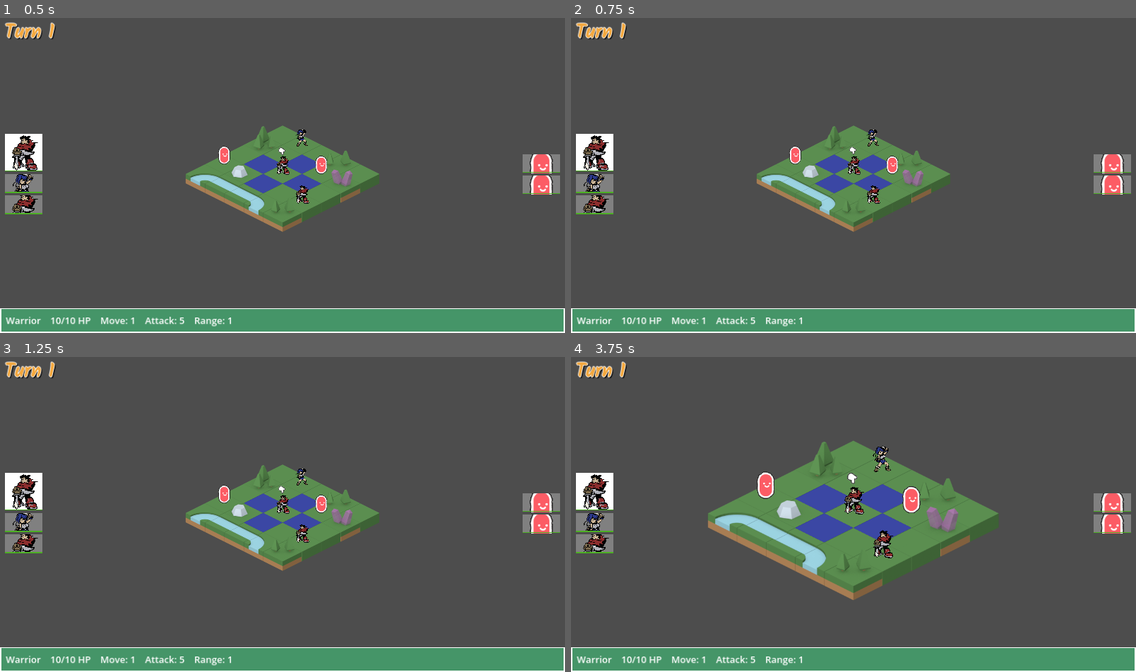
Above: before the commit, frames 1-4 (two rows, left to right).
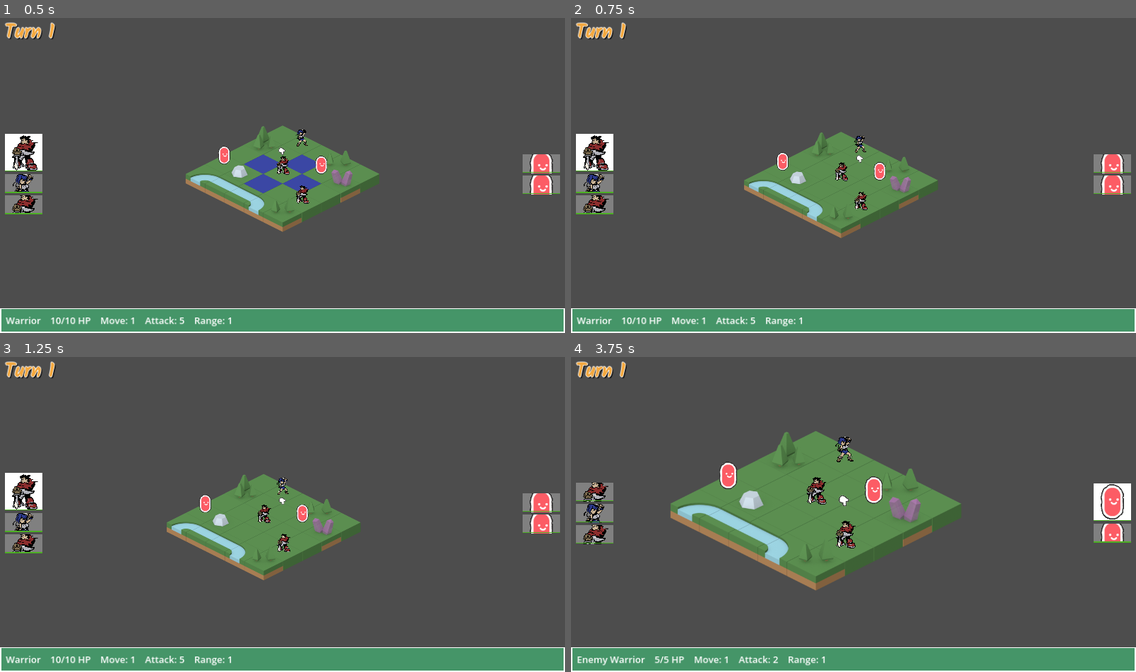
Above: after the commit, the same moments.

Repository: CreatedBySeb/godot-test
Game: Godot game, scene res://scenes/game.tscn
The game is run twice, just before and just after one commit, with the same random seed, the same clock (stepped at 60 frames per second) and the same inputs.
Inputs (mouse positions are in pixels of both pictures, inside the frame that each line leads up to):
- Up to frame 1 (0.5 s): no input
- Up to frame 2 (0.75 s): tap Enter at 0.5 s; move the mouse to (977, 159) at 0.52 s; hold Right (cursor_right, bound only after the commit) from 0.53 s (still down); click (977, 159) at 0.6 s
- Up to frame 3 (1.25 s): keep holding Right (cursor_right, bound only after the commit)
- Up to frame 4 (3.75 s): move the mouse to (740, 530) at 1.27 s; release Right (cursor_right, bound only after the commit) at 1.28 s; hold Down (cursor_down, bound only after the commit) 1.28-2.03 s; click (740, 530) at 1.35 s; move the mouse to (910, 442) at 2.02 s; hold Right (cursor_right, bound only after the commit) 2.03-2.78 s; tap E (select_next_unit) at 2.1 s; click (910, 442) at 2.3 s; move the mouse to (825, 577) at 2.77 s; hold Up (cursor_up, bound only after the commit) 2.78-3.53 s; tap Q (select_prev_unit) at 2.85 s; click (825, 577) at 3.05 s; move the mouse to (1023, 561) at 3.52 s; hold Left (cursor_left, bound only after the commit) from 3.53 s (still down); tap Mouse wheel up (zoom_in) at 3.6 s

Frame 1 is identical in both runs. In frame 2, 4.5% of the frame differs, in the area x 30-68%, y 34-70%; in frame 3, 4.9%; in frame 4, 15%, in the area x 0-100%, y 23-98%.

Commit message:
Allow cursor to be moved freely

Diff:
--- a/project.godot
+++ b/project.godot
@@ -62,6 +62,30 @@
 , Object(InputEventKey,"resource_local_to_scene":false,"resource_name":"","device":-1,"window_id":0,"alt_pressed":false,"shift_pressed":false,"ctrl_pressed":false,"meta_pressed":false,"pressed":false,"keycode":0,"physical_keycode":45,"key_label":0,"unicode":45,"echo":false,"script":null)
 ]
 }
+cursor_up={
+"deadzone": 0.5,
+"events": [Object(InputEventKey,"resource_local_to_scene":false,"resource_name":"","device":-1,"window_id":0,"alt_pressed":false,"shift_pressed":false,"ctrl_pressed":false,"meta_pressed":false,"pressed":false,"keycode":0,"physical_keycode":4194320,"key_label":0,"unicode":0,"echo":false,"script":null)
+, Object(InputEventKey,"resource_local_to_scene":false,"resource_name":"","device":-1,"window_id":0,"alt_pressed":false,"shift_pressed":false,"ctrl_pressed":false,"meta_pressed":false,"pressed":false,"keycode":0,"physical_keycode":87,"key_label":0,"unicode":119,"echo":false,"script":null)
+]
+}
+cursor_down={
+"deadzone": 0.5,
+"events": [Object(InputEventKey,"resource_local_to_scene":false,"resource_name":"","device":-1,"window_id":0,"alt_pressed":false,"shift_pressed":false,"ctrl_pressed":false,"meta_pressed":false,"pressed":false,"keycode":0,"physical_keycode":4194322,"key_label":0,"unicode":0,"echo":false,"script":null)
+, Object(InputEventKey,"resource_local_to_scene":false,"resource_name":"","device":-1,"window_id":0,"alt_pressed":false,"shift_pressed":false,"ctrl_pressed":false,"meta_pressed":false,"pressed":false,"keycode":0,"physical_keycode":83,"key_label":0,"unicode":115,"echo":false,"script":null)
+]
+}
+cursor_left={
+"deadzone": 0.5,
+"events": [Object(InputEventKey,"resource_local_to_scene":false,"resource_name":"","device":-1,"window_id":0,"alt_pressed":false,"shift_pressed":false,"ctrl_pressed":false,"meta_pressed":false,"pressed":false,"keycode":0,"physical_keycode":4194319,"key_label":0,"unicode":0,"echo":false,"script":null)
+, Object(InputEventKey,"resource_local_to_scene":false,"resource_name":"","device":-1,"window_id":0,"alt_pressed":false,"shift_pressed":false,"ctrl_pressed":false,"meta_pressed":false,"pressed":false,"keycode":0,"physical_keycode":65,"key_label":0,"unicode":97,"echo":false,"script":null)
+]
+}
+cursor_right={
+"deadzone": 0.5,
+"events": [Object(InputEventKey,"resource_local_to_scene":false,"resource_name":"","device":-1,"window_id":0,"alt_pressed":false,"shift_pressed":false,"ctrl_pressed":false,"meta_pressed":false,"pressed":false,"keycode":0,"physical_keycode":4194321,"key_label":0,"unicode":0,"echo":false,"script":null)
+, Object(InputEventKey,"resource_local_to_scene":false,"resource_name":"","device":-1,"window_id":0,"alt_pressed":false,"shift_pressed":false,"ctrl_pressed":false,"meta_pressed":false,"pressed":false,"keycode":0,"physical_keycode":68,"key_label":0,"unicode":100,"echo":false,"script":null)
+]
+}
 
 [rendering]
 
--- a/scenes/cursor.tscn
+++ b/scenes/cursor.tscn
@@ -48,7 +48,9 @@
 
 [node name="Cursor" type="Node2D"]
 script = ExtResource("1_xn4yh")
-offset = Vector2(2.08165e-12, -80)
+location = null
+location_offset = null
+target_offset = null
 
 [node name="Sprite2D" type="Sprite2D" parent="."]
 material = SubResource("ShaderMaterial_fpdux")
--- a/scenes/game.tscn
+++ b/scenes/game.tscn
@@ -7,6 +7,7 @@
 [ext_resource type="PackedScene" uid="uid://dxk85w7vy2hfx" path="res://scenes/hud.tscn" id="3_gd6nu"]
 [ext_resource type="Script" path="res://scripts/GameManager.gd" id="4_teupw"]
 [ext_resource type="Texture2D" uid="uid://sn3ol1dxmjr4" path="res://assets/tactics-overlay.png" id="5_1sfwv"]
+[ext_resource type="Script" path="res://scripts/LevelMap.gd" id="6_ak6wg"]
 [ext_resource type="Script" path="res://scripts/ActionOverlay.gd" id="7_cf01m"]
 [ext_resource type="Resource" uid="uid://b1f4lgpoh1t2w" path="res://classes/enemy_warrior_class.tres" id="9_4ilro"]
 [ext_resource type="Resource" uid="uid://c3530kaypsr7i" path="res://classes/rogue_class.tres" id="9_22ed4"]
@@ -159,13 +160,14 @@
 script = ExtResource("3_7eanr")
 target = NodePath("../Unit")
 
-[node name="TileMap" type="TileMap" parent="."]
+[node name="LevelMap" type="TileMap" parent="."]
 unique_name_in_owner = true
 y_sort_enabled = true
 tile_set = SubResource("TileSet_w6s3c")
 format = 2
 layer_0/y_sort_enabled = true
 layer_0/tile_data = PackedInt32Array(-65536, 65538, 2, -131072, 65538, 2, -196608, 65538, 2, -131073, 65538, 2, -65537, …(348 unchanged characters)…
+script = ExtResource("6_ak6wg")
 
 [node name="ActionOverlay" type="TileMap" parent="."]
 unique_name_in_owner = true
@@ -195,3 +197,5 @@
 
 [node name="Cursor" parent="." instance=ExtResource("11_de1cw")]
 unique_name_in_owner = true
+location_offset = Vector2(0, -40)
+target_offset = Vector2(0, -80)
--- a/scripts/Cursor.gd
+++ b/scripts/Cursor.gd
@@ -1,9 +1,12 @@
 extends Node2D
 class_name Cursor
 
+@onready var level: LevelMap = %LevelMap
+
 @export var location: Vector2 = Vector2.ZERO
-@export var offset: Vector2 = Vector2.ZERO
+@export var location_offset: Vector2 = Vector2.ZERO
 @export var target: Node2D
+@export var target_offset: Vector2 = Vector2.ZERO
 
 
 func _ready():
@@ -16,6 +19,6 @@
 
 func update():
 	if target:
-		location = target.position
-
-	position = location + offset
+		position = target.position + target_offset
+	else:
+		position = level.map_to_global(location) + location_offset
--- a/scripts/GameManager.gd
+++ b/scripts/GameManager.gd
@@ -6,7 +6,7 @@
 @onready var action_overlay: ActionOverlay = %ActionOverlay
 @onready var camera: Camera = %Camera
 @onready var cursor: Cursor = %Cursor
-@onready var tilemap: TileMap = %TileMap
+@onready var level: LevelMap = %LevelMap
 
 @onready var enemy_timer = $EnemyTimer
 @onready var hud = $HUD
@@ -15,7 +15,7 @@
 @export var enemy_units: Array[Unit] = []
 @export var player_units: Array[Unit] = []
 
-var all_units:
+var all_units: Array[Unit]:
 	get:
 		return player_units + enemy_units
 
@@ -26,6 +26,8 @@
 
 # Called when the node enters the scene tree for the first time.
 func _ready():
+	await level.ready
+
 	# Wait for all the player_units to have initialised to ensure board is populated correctly
 	for unit in player_units + enemy_units:
 		await unit.ready
@@ -46,6 +48,15 @@
 	elif Input.is_action_just_pressed("zoom_out"):
 		camera.decr_zoom()
 
+	if Input.is_action_just_pressed("cursor_up"):
+		move_cursor(Vector2.UP)
+	elif Input.is_action_just_pressed("cursor_down"):
+		move_cursor(Vector2.DOWN)
+	elif Input.is_action_just_pressed("cursor_right"):
+		move_cursor(Vector2.RIGHT)
+	elif Input.is_action_just_pressed("cursor_left"):
+		move_cursor(Vector2.LEFT)
+
 	if Input.is_action_just_pressed("click"):
 		var unit = all_units[selected_unit]
 		if unit not in player_units:
@@ -54,7 +65,7 @@
 		var mouse_pos = get_viewport().get_mouse_position()
 		var space_transform = camera.get_canvas_transform().affine_inverse()
 		var global_pos = space_transform * mouse_pos
-		var selected_tile = tilemap.local_to_map(tilemap.to_local(global_pos))
+		var selected_tile = level.global_to_map(global_pos)
 
 		if not unit.moved:
 			move_unit(unit, selected_tile)
@@ -160,7 +171,7 @@
 	if unit_on_tile(tile):
 		return false
 
-	var tile_data = tilemap.get_cell_tile_data(0, tile)
+	var tile_data = level.get_cell_tile_data(0, tile)
 	if !tile_data or !tile_data.get_custom_data("walkable"):
 		return false
 
@@ -226,6 +237,29 @@
 	return true
 
 
+func move_cursor(direction: Vector2):
+	var new_location: Vector2 = cursor.location
+
+	if cursor.target:
+		new_location = level.global_to_map(cursor.target.position) + direction
+	else:
+		new_location += direction
+
+	if not level.get_cell_tile_data(0, new_location):
+		return
+
+	var unit = unit_on_tile(new_location)
+	if unit:
+		select_unit(all_units.find(unit))
+	else:
+		cursor.target = null
+		cursor.location = new_location
+		action_overlay.clear()
+		camera.target = null
+		camera.position = level.map_to_global(new_location)
+
+
+
 func perform_attack(attacker: Unit, defender: Unit) -> bool:
 	if attacker.acted:
 		return false
--- /dev/null
+++ b/scripts/LevelMap.gd
@@ -0,0 +1,10 @@
+extends TileMap
+class_name LevelMap
+
+
+func global_to_map(pos: Vector2) -> Vector2:
+	return local_to_map(to_local(pos))
+
+
+func map_to_global(tile: Vector2) -> Vector2:
+	return to_global(map_to_local(tile))
--- a/scripts/Unit.gd
+++ b/scripts/Unit.gd
@@ -9,7 +9,7 @@
 @export var unit_class: UnitClass
 
 @onready var game: GameManager = %GameManager
-@onready var tilemap: TileMap = %TileMap
+@onready var level: LevelMap = %LevelMap
 
 @onready var sprite: Sprite2D = $Sprite2D
 
@@ -26,7 +26,7 @@
 
 # Called when the node enters the scene tree for the first time.
 func _ready():
-	location = tilemap.local_to_map(tilemap.to_local(position))
+	location = level.global_to_map(position)
 	sprite.texture = unit_class.sprite
 	health = unit_class.max_health
 
@@ -38,7 +38,7 @@
 
 func move_to_tile(tile: Vector2):
 	location = tile
-	position = tilemap.to_global(tilemap.map_to_local(tile))
+	position = level.map_to_global(tile)
 	moved = true
 
 
Not shown: 1 places in scenes/game.tscn that only renumber resources
